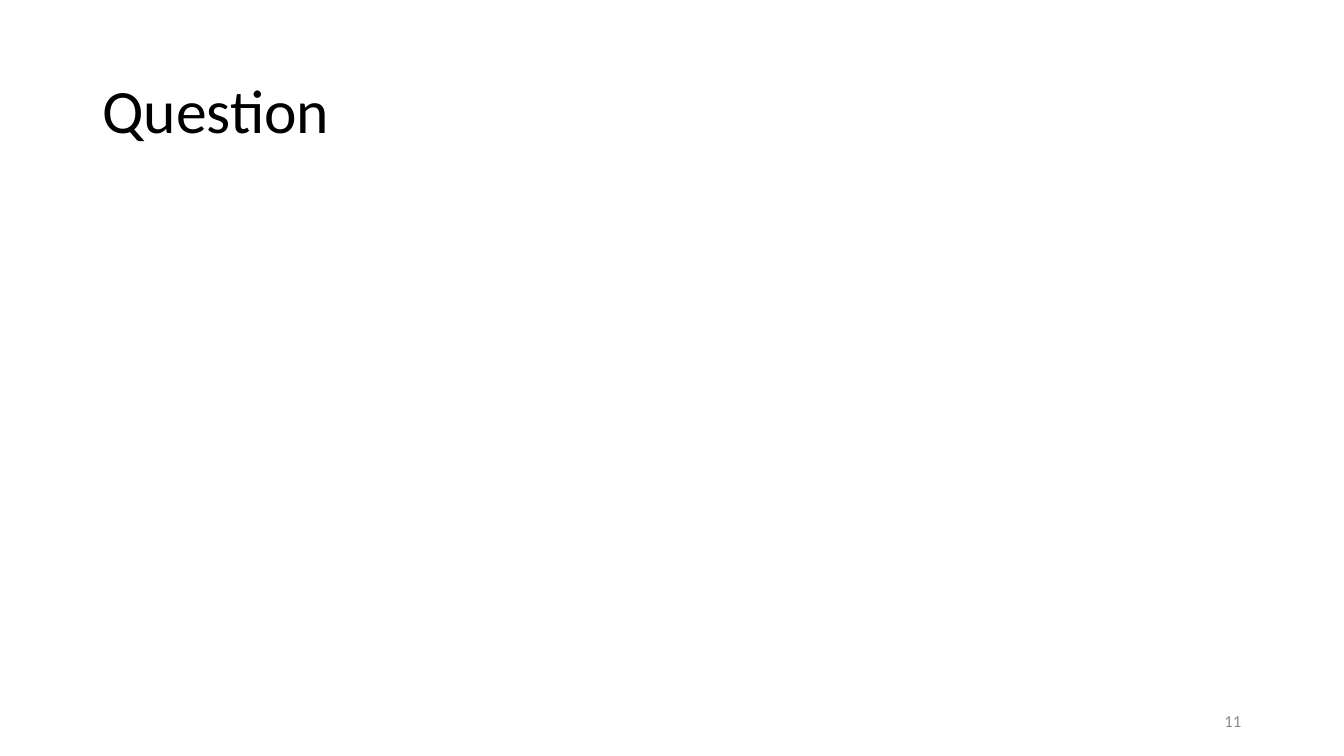
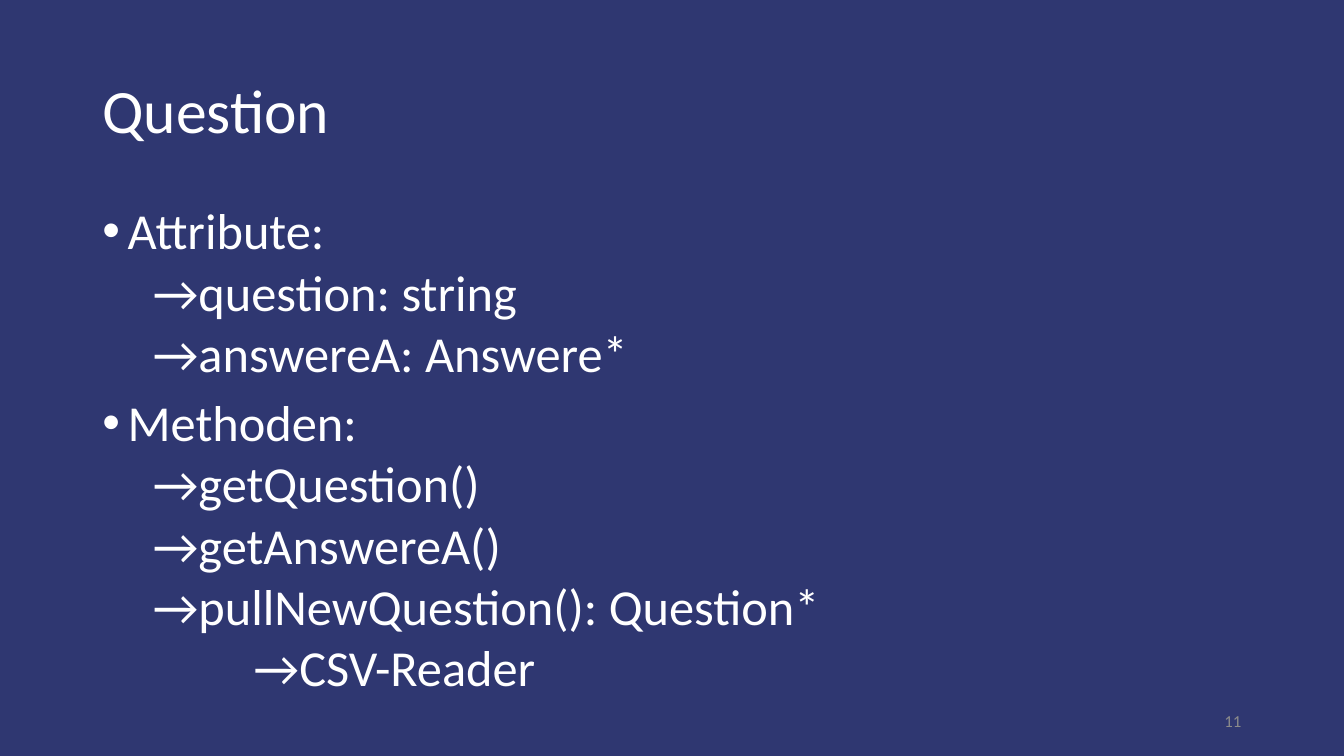
Before and after one commit to brodermar/wwm, a slide deck: slide 11 of documentation/wwmp.pptx. Drawn at 1344x756 pixels with LibreOffice and Linux fonts; fonts in the diff are those of the drawing. Boxes give left, top, right and bottom in pixels: in the first picture for what was removed or moved away, otherwise in the second. Text is boxed around its words. In the diff, an @@ line names an element or a change of style, - is before the commit and + after.

```diff
--- a/documentation/wwmp.pptx
+++ b/documentation/wwmp.pptx
@@ background #FFFFFF to #2F3771 @@
@@ title "Question" at box(102, 90, 329, 141): text colour #000000 to #FFFFFF @@
@@ text added at box(128, 214, 820, 687), 36 pt, text #FFFFFF @@
+• Attribute:
+  →question: string
+  →answereA: Answere*
+• Methoden:
+  →getQuestion()
+  →getAnswereA()
+  →pullNewQuestion(): Question*
+  →CSV-Reader
```
Also in this commit, not shown: 12 other slides changed, 2 other files.
